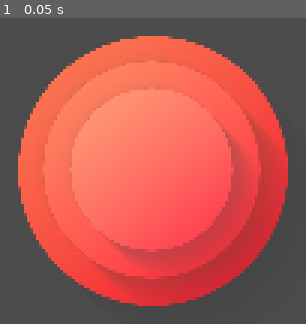
Above: before the commit, frame 1.
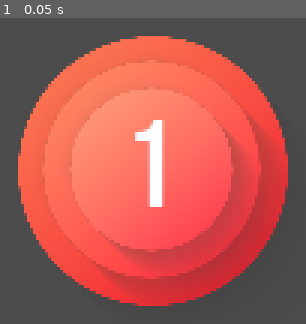
Above: after the commit, the same moment.

Repository: Harold-Kalvin/numdial
Game: Godot game, scene res://scenes/Main.tscn
The game is run twice, just before and just after one commit, with the same random seed, the same clock (stepped at 60 frames per second) and the same inputs.
Inputs:
- Up to frame 1 (0.05 s): no input

The runs differ from the first frame. In frame 1, 1.8% of the frame differs, in the area x 44-54%, y 33-62%.

Commit message:
add number label to NumButton

Diff:
--- a/scenes/NumButton.tscn
+++ b/scenes/NumButton.tscn
@@ -1,10 +1,12 @@
-[gd_scene load_steps=9 format=2]
+[gd_scene load_steps=12 format=2]
 
 [ext_resource path="res://scripts/shaders/grad_shadow.shader" type="Shader" id=1]
 [ext_resource path="res://assets/shapes/oval.png" type="Texture" id=2]
 [ext_resource path="res://gradients/red3.tres" type="Texture" id=3]
 [ext_resource path="res://gradients/red1.tres" type="Texture" id=4]
 [ext_resource path="res://gradients/red2.tres" type="Texture" id=5]
+[ext_resource path="res://assets/fonts/BebasNeue-Regular.ttf" type="DynamicFontData" id=6]
+[ext_resource path="res://scripts/nodes/NumButton.gd" type="Script" id=7]
 
 [sub_resource type="ShaderMaterial" id=2]
 resource_local_to_scene = true
@@ -30,7 +32,13 @@
 shader_param/shadow_radius = 2.5
 shader_param/gradient = ExtResource( 3 )
 
+[sub_resource type="DynamicFont" id=4]
+resource_local_to_scene = true
+size = 65
+font_data = ExtResource( 6 )
+
 [node name="NumButton" type="Node2D"]
+script = ExtResource( 7 )
 
 [node name="BackCircle" type="Sprite" parent="."]
 material = SubResource( 2 )
@@ -46,3 +54,12 @@
 material = SubResource( 1 )
 scale = Vector2( 0.24, 0.24 )
 texture = ExtResource( 2 )
+
+[node name="Num" type="Label" parent="."]
+margin_bottom = 79.0
+custom_fonts/font = SubResource( 4 )
+align = 1
+valign = 1
+__meta__ = {
+"_edit_use_anchors_": false
+}
--- a/scripts/nodes/Main.gd
+++ b/scripts/nodes/Main.gd
@@ -6,4 +6,5 @@
 func _ready():
     var button = num_button.instance()
     button.position = Vector2(300, 300)
+    button.init("1")
     add_child(button)
--- /dev/null
+++ b/scripts/nodes/NumButton.gd
@@ -0,0 +1,22 @@
+extends Node2D
+
+var num_str = ""
+
+
+func _ready():
+    set_num()
+    set_num_position()
+
+
+func init(num):
+    num_str = str(num)
+
+
+func set_num():
+    $Num.text = num_str
+
+
+func set_num_position():
+    var size = $Num.get_combined_minimum_size()
+    var pos = $Num.rect_position
+    $Num.rect_position = Vector2(pos.x - size.x / 2, pos.y - size.y / 2)
